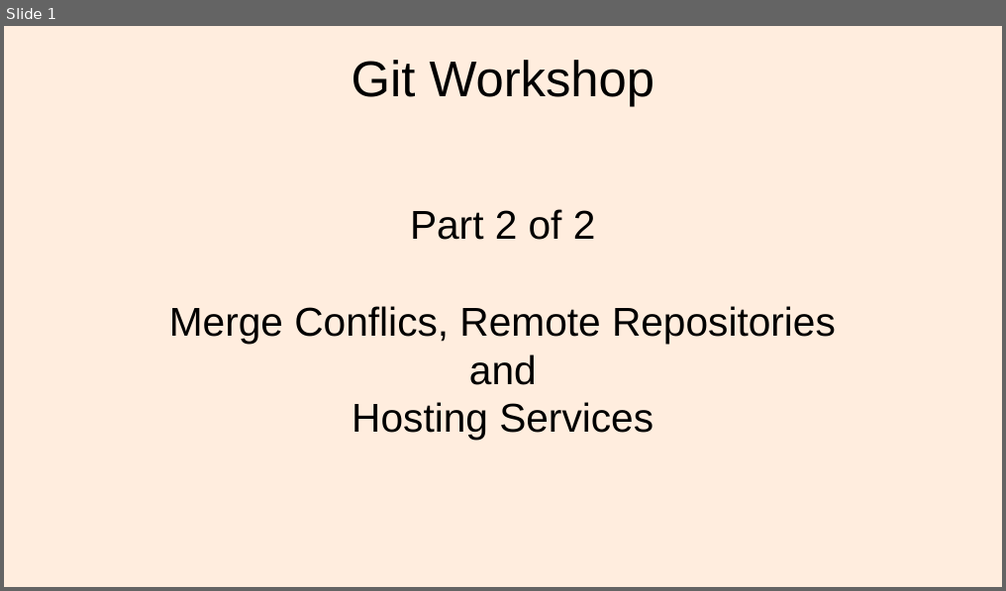
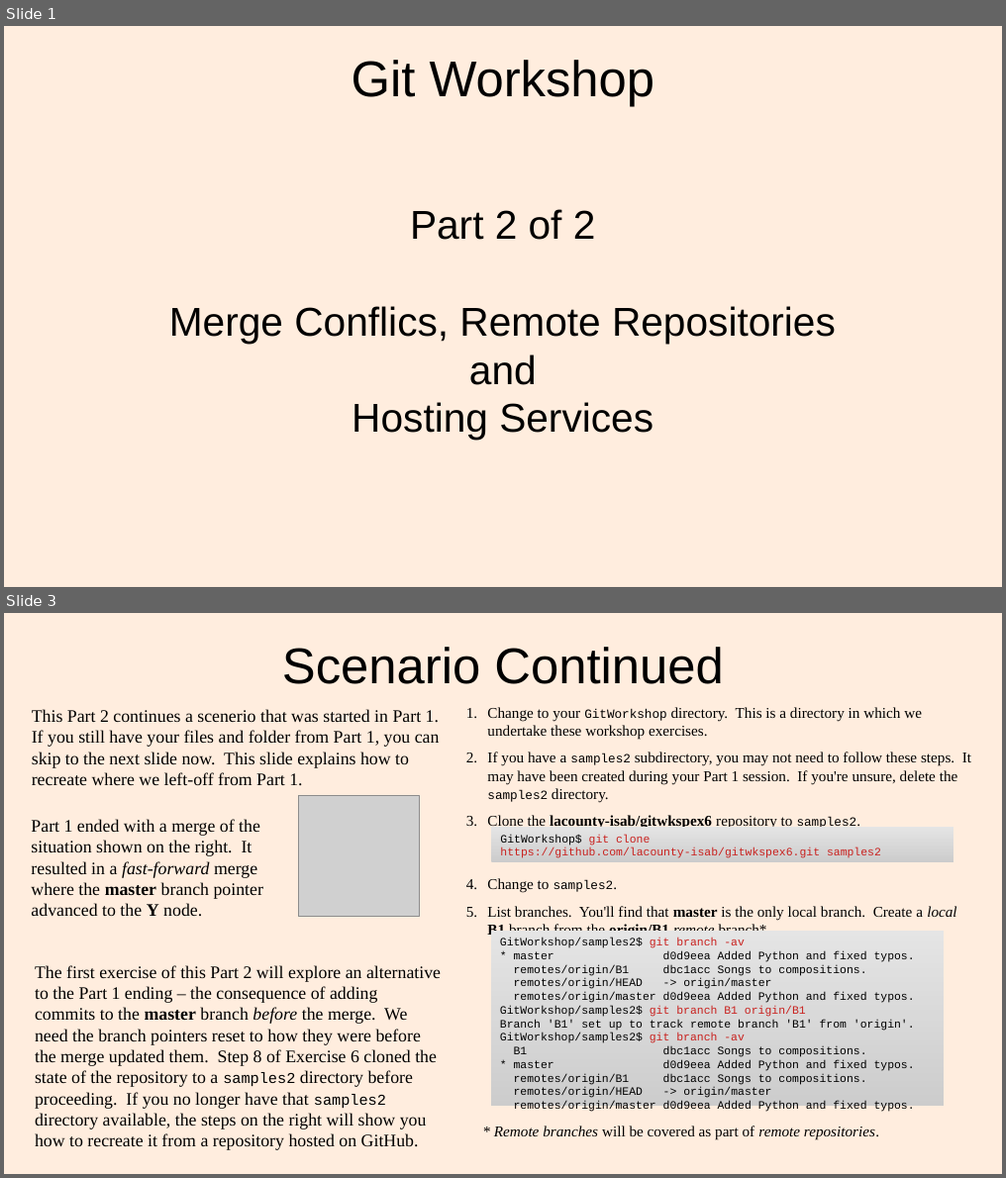
Before and after one commit to lacounty-isab/workshops, a slide deck: git/GitWorkshop2.odp. Shown one above the other, each under a label of ours: slide 1 before the commit, slides 1 and 3 after it; the slides between them are not shown. The pictures are 1006x591 and 1006x1178 pixels, drawn with LibreOffice and Linux fonts; fonts in the diff are those of the drawing; grey boxes stand for pictures. Boxes give left, top, right and bottom in pixels: in the first picture for what was removed or moved away, otherwise in the second. Text is boxed around its words. In the diff, an @@ line names an element or a change of style, - is before the commit and + after.

Commit message:
Moved ending of Part 1 to Part 2.
Upgraded Docusaurus to alpha.66.
No longer maintaining readme.md version of presentation.

```diff
--- a/git/GitWorkshop2.odp
+++ b/git/GitWorkshop2.odp
@@ slide 3 added at <box>4,613,1002,1174</box>, background #FFEDDE @@
@@ title added at <box>282,647,723,684</box>, 40 pt, text #000000 @@
+Scenario Continued
@@ text added at <box>32,709,440,785</box>, 14 pt, text #000000 @@
+This Part 2 continues a scenerio that was started in Part 1. If you still have your files and folder from Part 1, you can skip to the next slide now. This slide explains how to recreate where we left-off from Part 1.
@@ text added at <box>487,707,971,939</box>, 12 pt, text #000000 @@
+1. Change to your GitWorkshop directory. This is a directory in which we undertake these workshop exercises.
+2. If you have a samples2 subdirectory, you may not need to follow these steps. It may have been created during your Part 1 session. If you're unsure, delete the samples2 directory.
+3. Clone the lacounty-isab/gitwkspex6 repository to samples2.
+4. Change to samples2.
+5. List branches. You'll find that master is the only local branch. Create a local B1 branch from the origin/B1 remote branch*.
@@ text added at <box>31,819,263,916</box>, 14 pt, text #000000 @@
+Part 1 ended with a merge of the situation shown on the right. It resulted in a fast-forward merge where the master branch pointer advanced to the Y node.
@@ picture added at <box>298,796,420,917</box> @@
@@ rectangle added at <box>492,827,954,861</box>, fill gradient #E5E5E5 to #E4E4E4 to #E3E3E3, 9 pt, text #C9211E @@
+GitWorkshop$ git clone https://github.com/lacounty-isab/gitwkspex6.git samples2
@@ rectangle added at <box>491,931,944,1107</box>, fill gradient #E5E5E5 to #E4E4E4 to #E3E3E3, 9 pt, text #000000 @@
+GitWorkshop/samples2$ git branch -av
+* master d0d9eea Added Python and fixed typos.
+remotes/origin/B1 dbc1acc Songs to compositions.
+remotes/origin/HEAD -> origin/master
+remotes/origin/master d0d9eea Added Python and fixed typos.
+GitWorkshop/samples2$ git branch B1 origin/B1
+Branch 'B1' set up to track remote branch 'B1' from 'origin'.
+GitWorkshop/samples2$ git branch -av
+B1 dbc1acc Songs to compositions.
+* master d0d9eea Added Python and fixed typos.
+remotes/origin/B1 dbc1acc Songs to compositions.
+remotes/origin/HEAD -> origin/master
+remotes/origin/master d0d9eea Added Python and fixed typos.
@@ text added at <box>35,965,441,1151</box>, 14 pt, text #000000 @@
+The first exercise of this Part 2 will explore an alternative to the Part 1 ending – the consequence of adding commits to the master branch before the merge. We need the branch pointers reset to how they were before the merge updated them. Step 8 of Exercise 6 cloned the state of the repository to a samples2 directory before proceeding. If you no longer have that samples2 directory available, the steps on the right will show you how to recreate it from a repository hosted on GitHub.
@@ text added at <box>494,1126,879,1141</box>, 12 pt, text #000000, italic @@
+* Remote branches will be covered as part of remote repositories.
```
Also in this commit, not shown: 3 slides changed, 9 other slides added, 22 other files.
